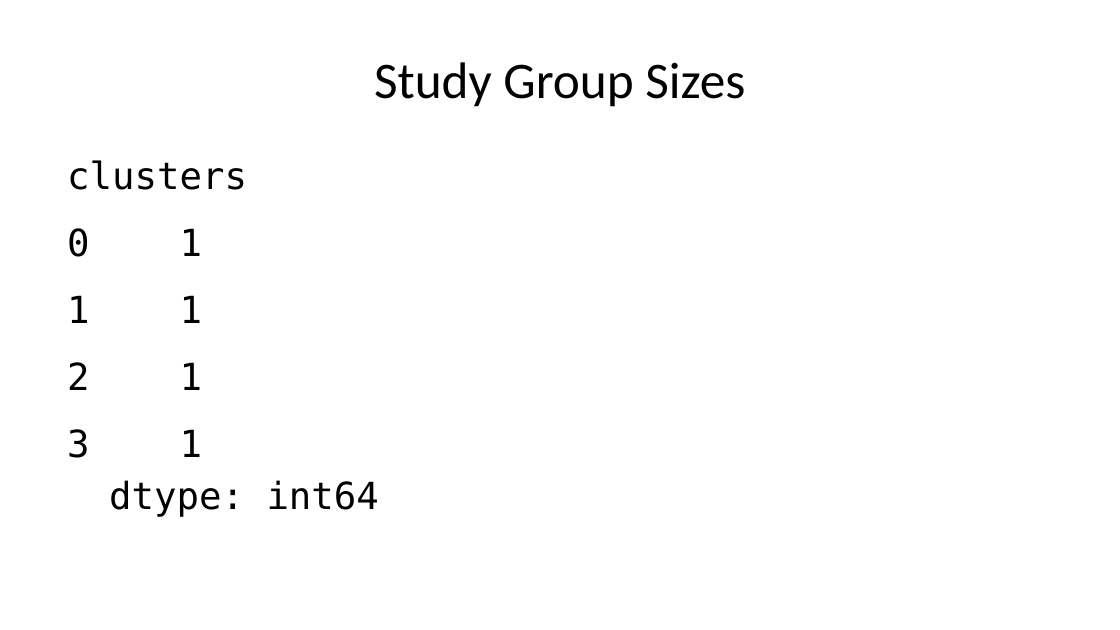
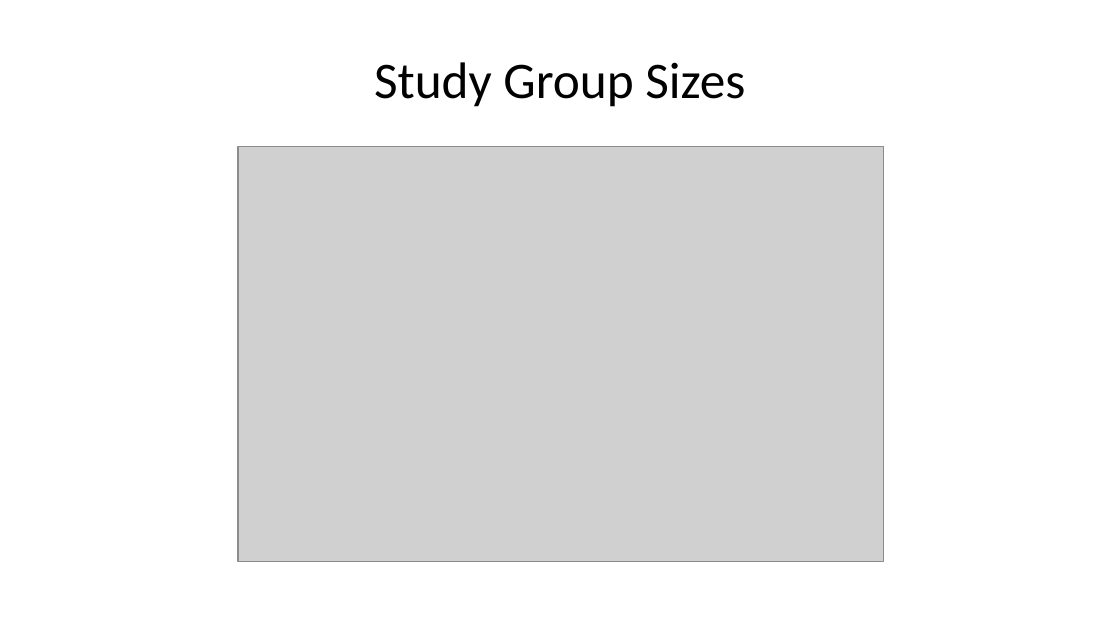
Before and after one commit to deancallahan25/Data322MiniProject, a slide deck: slide 10 of presentation.pptx. Drawn at 1120x630 pixels with LibreOffice and Linux fonts; fonts in the diff are those of the drawing; grey boxes stand for pictures. Boxes give left, top, right and bottom in pixels: in the first picture for what was removed or moved away, otherwise in the second. Text is boxed around its words. In the diff, an @@ line names an element or a change of style, - is before the commit and + after.

```diff
--- a/presentation.pptx
+++ b/presentation.pptx
@@ picture added at bbox=[237, 147, 883, 562] @@
@@ text removed at bbox=[67, 160, 379, 517] @@
-clusters
-0 1
-1 1
-2 1
-3 1
-dtype: int64
```
Also in this commit, not shown: 1 other slide changed, 1 other file.
